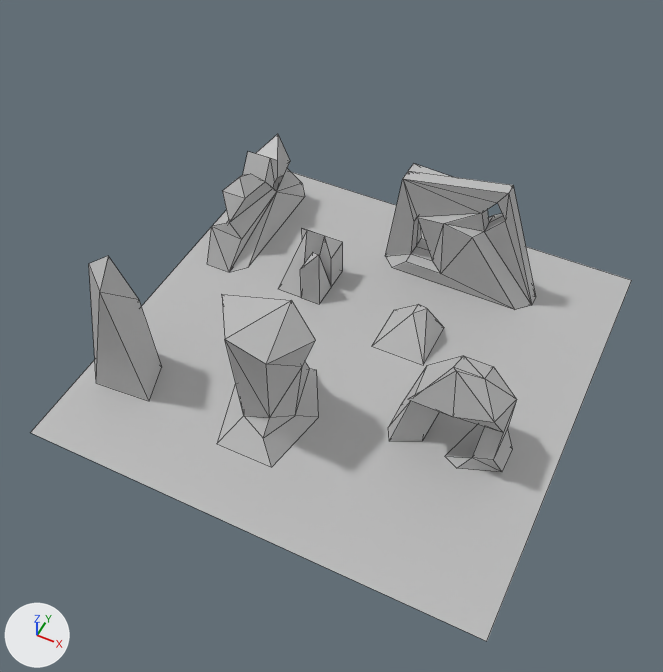
A saved change to the FBX model Assets/Meshes/Q3.fbx.
The view is the same before and after, from a 50 mm camera at (4.47, -17.8, 12.43) aimed at (0.17, -9.2, 1.68). The axes (+X, +Y, +Z) are drawn at lower left. The lights are the same throughout. Mesh edges are drawn as thin lines. Where no turn or scale is listed for an object, it has been applied to the vertices. Vertices at the same position are counted once.

The first picture shows 'Floor3', 'obj1_col33_04', 'obj2_col32_04', 'obj3_col11_04', 'obj4_col23_04', 'obj5_col23_05', 'obj6_13_04', 'obj7_11_04'.
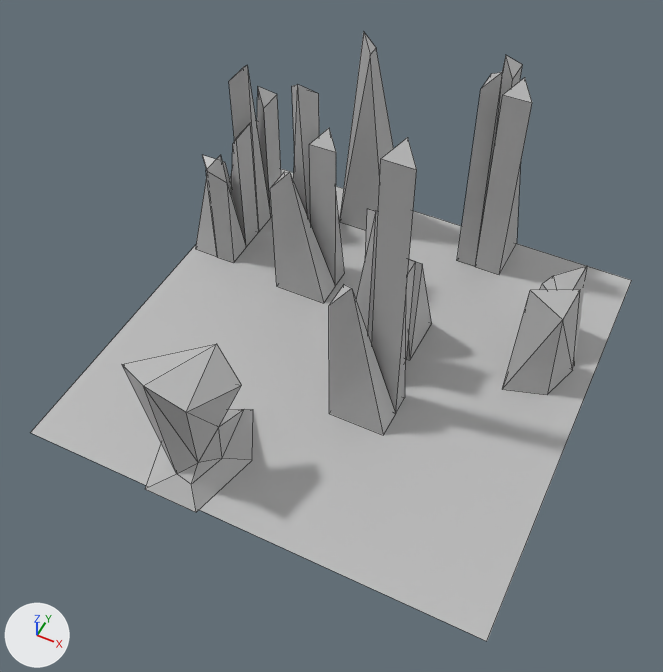
What differs and where, as boxes (x1, y1, x2, y2) in the pictures (663 x 672 px; the box of a moved part takes in the faces that stretch with it):
'obj1_col33_04', deleted: before (385, 164, 536, 310)
'obj3_col11_08', added: after (329, 138, 417, 435)
'obj5_col23_07', added: after (122, 344, 253, 512)
'obj5_col23_05', deleted: before (217, 295, 319, 467)
'obj3_col11_04', reshaped, moved, turned: before (278, 228, 343, 304); after (271, 84, 344, 303)
'obj3_col11_06', added: after (457, 55, 532, 275)
'obj4_col23_04', deleted: before (388, 356, 516, 472)
'obj7_11_04', reshaped, moved, turned: before (372, 304, 444, 365); after (339, 31, 394, 231)
'obj6_13_04', reshaped, moved: before (89, 256, 161, 401); after (540, 266, 587, 366)
'obj2_col32_04', deleted: before (207, 134, 305, 272)
'obj6_13_05', added: after (502, 290, 580, 394)
'obj3_col11_09', added: after (195, 124, 259, 263)
'obj3_col11_05', added: after (229, 65, 281, 231)
'obj3_col11_07', added: after (356, 209, 416, 361)
'obj7_11_06', added: after (407, 261, 432, 360)
part 2 of me_mesh_006, moved or reshaped: before (278, 228, 325, 298); after (271, 172, 335, 303)
part 3 of me_mesh_006, moved or reshaped: before (300, 253, 331, 304); after (309, 128, 344, 286)
part 4 of me_mesh_006, moved or reshaped: before (320, 236, 343, 287); after (292, 84, 319, 224)

The change, as a list of edits to the scene's bpy script:
```text
Change me_mesh_001:
    where me_mesh_001.from_pydata(...)  # 8 vertices, 8 faces; spans x -0.4..0.64, y -0.4..0.64, z -1.25..1.25
    me_mesh_001 part 5
    add for i in [0, 1, 2, 7]: me_mesh_001.vertices[i].co += Vector((0.0, 0.0, 0.38))
    add for i in [3, 4, 5]: me_mesh_001.vertices[i].co += Vector((0.0, 0.0, -0.84))
    me_mesh_001.vertices[6].co: (0.31, 0.31, 0.5) -> (0.31, 0.31, 0.87)  # pixel (138, 299) -> pixel (587, 265)
Change me_mesh_006:
    where me_mesh_006.from_pydata(...)  # 17 vertices, 18 faces; spans x -43.8..43.8, y -50.0..50.0, z -50.0..50.0
    used by ob_obj3_col11_04; parent = ob_q3; location = (-143.3, 50.0, -125.0)
    me_mesh_006 part 2: all 3 vertices in x -43.8..6.2, y 25.0..50.0, z -50.0..-25.0 are moved by (0.0, 6.2, 0.0)
    me_mesh_006 part 3: all 3 vertices in x 6.2..31.2, y 25.0..50.0, z 0.0..50.0 are moved by (0.0, 81.2, 0.0)
    me_mesh_006 part 4: all 3 vertices in x 18.8..43.8, y 25.0..50.0, z -50.0..0.0 are moved by (0.0, 156.2, 0.0)
Change me_mesh_004:
    where me_mesh_004.from_pydata(...)  # 7 vertices, 8 faces; spans x -50.0..50.0, y -37.5..37.5, z -50.0..50.0
    used by ob_obj7_11_04; parent = ob_q3; location = (81.73, 37.5, -75.0); rotation_euler = (0.0, -1.571, 0.0), in degrees (0, -90, 0)
    me_mesh_004 part 1
    add for i in [0, 3, 4, 6]: me_mesh_004.vertices[i].co += Vector((0.0, -168.8, 0.0))
    add for i in [1, 2, 5]: me_mesh_004.vertices[i].co += Vector((0.0, 168.8, 0.0))
Add me_mesh_008:
    me_mesh_008.from_pydata([(-0.5, 0.5, -1.06), (0.12, 0.0, 0.81), (0.13, -0.25, 1.06), (-0.5, -0.5, -1.06), (0.5, 0.5, -1.06), (0.38, 0.0, 0.81), (0.5, -0.5, -1.06)], [], [(2, 1, 3), (1, 0, 3), (1, 5, 4, 0), (2, 5, 1), (3, 6, 2), (0, 4, 6, 3), (2, 6, 5), (5, 6, 4)])
    me_mesh_008.materials.append(mat_lambert1)  # grey #bcbcbc
Add me_mesh_009:
    me_mesh_009.from_pydata([(0.64, 0.32, -1.0), (-0.4, 0.4, -1.0), (-0.32, -0.64, -1.0), (0.4, 0.2, 1.0), (0.05, 0.3, 0.29), (-0.31, -0.17, 1.0), (0.31, -0.31, 0.75), (0.4, -0.4, -1.0)], [], [(0, 1, 4), (1, 5, 4), (1, 2, 5), (6, 7, 0), (0, 3, 6), (4, 5, 3), (5, 6, 3), (2, 7, 6), (0, 4, 3), (2, 6, 5)])
    me_mesh_009.materials.append(mat_lambert1)  # grey #bcbcbc
Change ob_obj6_13_04:
    ob_obj6_13_04.location: (-3.25, -10.25, 1.25) -> (3.0, -6.25, 0.87)
Remove ob_obj4_col23_04:
    ob_obj4_col23_04 = bpy.data.objects.new('obj4_col23_04', me_mesh_003)
Change ob_obj3_col11_04:
    ob_obj3_col11_04.location: (-143.3, 50.0, -125.0) -> (-143.3, 206.2, -125.0)
    ob_obj3_col11_04.rotation_euler: (0.0, 0.0, 0.0) -> (0.0, 1.571, 0.0)  # degrees (0, 0, 0) -> degrees (0, 90, 0)
Remove ob_obj5_col23_05:
    ob_obj5_col23_05 = bpy.data.objects.new('obj5_col23_05', me_mesh_002)
Change ob_obj7_11_04:
    ob_obj7_11_04.location: (81.73, 37.5, -75.0) -> (-118.3, 206.2, -350.0)
    ob_obj7_11_04.rotation_euler: (0.0, -1.571, 0.0) -> (0.0, 1.571, 0.0)  # degrees (0, -90, 0) -> degrees (0, 90, 0)
Remove ob_obj2_col32_04:
    ob_obj2_col32_04 = bpy.data.objects.new('obj2_col32_04', me_mesh_007)
Remove ob_obj1_col33_04:
    ob_obj1_col33_04 = bpy.data.objects.new('obj1_col33_04', me_mesh_005)
Add ob_obj7_11_06:
    ob_obj7_11_06 = bpy.data.objects.new('obj7_11_06', me_mesh_008)
    ob_obj7_11_06.location = (0.5, -7.25, 1.06)
Add ob_obj3_col11_05:
    ob_obj3_col11_05 = bpy.data.objects.new('obj3_col11_05', me_mesh_004_1)  # 17 vertices, 18 faces; spans x -0.44..0.44, y -0.5..0.5, z -1.81..1.81; in mat_lambert1 (grey #bcbcbc)
    ob_obj3_col11_05.location = (-3.5, -5.5, 1.81)
Add ob_obj3_col11_08:
    ob_obj3_col11_08 = bpy.data.objects.new('obj3_col11_08', me_mesh_007_1)  # 13 vertices, 12 faces; spans x -0.5..0.5, y -0.44..0.44, z -2.69..2.69; in mat_lambert1 (grey #bcbcbc)
    ob_obj3_col11_08.location = (0.75, -9.0, 2.69)
Add ob_obj5_col23_07:
    ob_obj5_col23_07 = bpy.data.objects.new('obj5_col23_07', me_mesh_011)  # 19 vertices, 26 faces; spans x -0.81..0.81, y -1.06..1.06, z -1.23..1.23; in mat_lambert1 (grey #bcbcbc)
    ob_obj5_col23_07.location = (-1.25, -11.0, 1.23)
Add ob_obj3_col11_09:
    ob_obj3_col11_09 = bpy.data.objects.new('obj3_col11_09', me_mesh_010)  # 17 vertices, 18 faces; spans x -0.44..0.44, y -0.5..0.5, z -1.31..1.31; in mat_lambert1 (grey #bcbcbc)
    ob_obj3_col11_09.location = (-3.5, -6.5, 1.31)
Add ob_obj3_col11_07:
    ob_obj3_col11_07 = bpy.data.objects.new('obj3_col11_07', me_mesh_006_1)  # 13 vertices, 12 faces; spans x -0.44..0.44, y -0.5..0.5, z -1.69..1.69; in mat_lambert1 (grey #bcbcbc)
    ob_obj3_col11_07.location = (0.5, -8.25, 1.69)
Add ob_obj6_13_05:
    ob_obj6_13_05 = bpy.data.objects.new('obj6_13_05', me_mesh_009)
    ob_obj6_13_05.location = (3.0, -7.0, 1.0)
Add ob_obj3_col11_06:
    ob_obj3_col11_06 = bpy.data.objects.new('obj3_col11_06', me_mesh_005_1)  # 17 vertices, 18 faces; spans x -0.44..0.44, y -0.5..0.5, z -2.06..2.06; in mat_lambert1 (grey #bcbcbc)
    ob_obj3_col11_06.location = (1.25, -4.5, 2.06)
```
